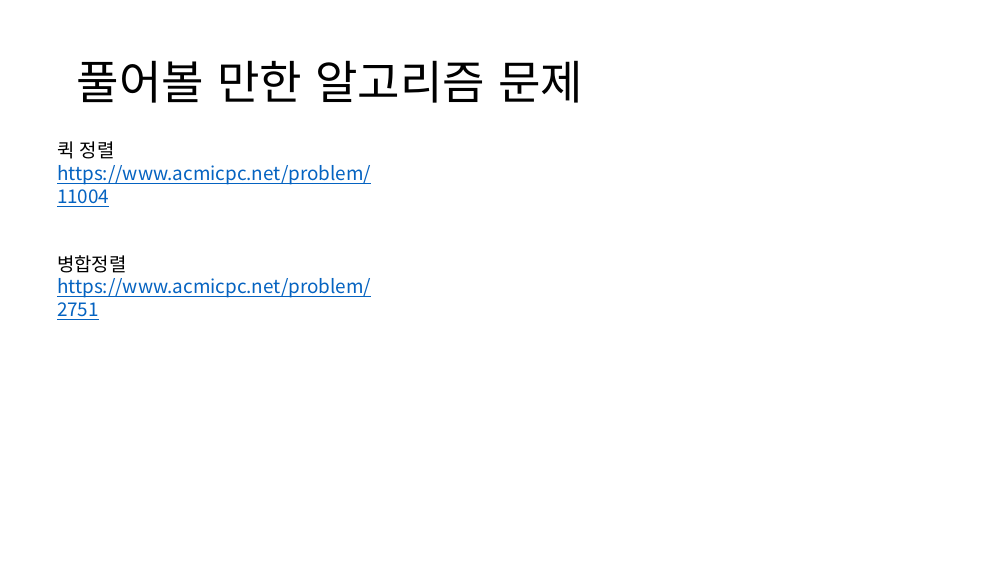
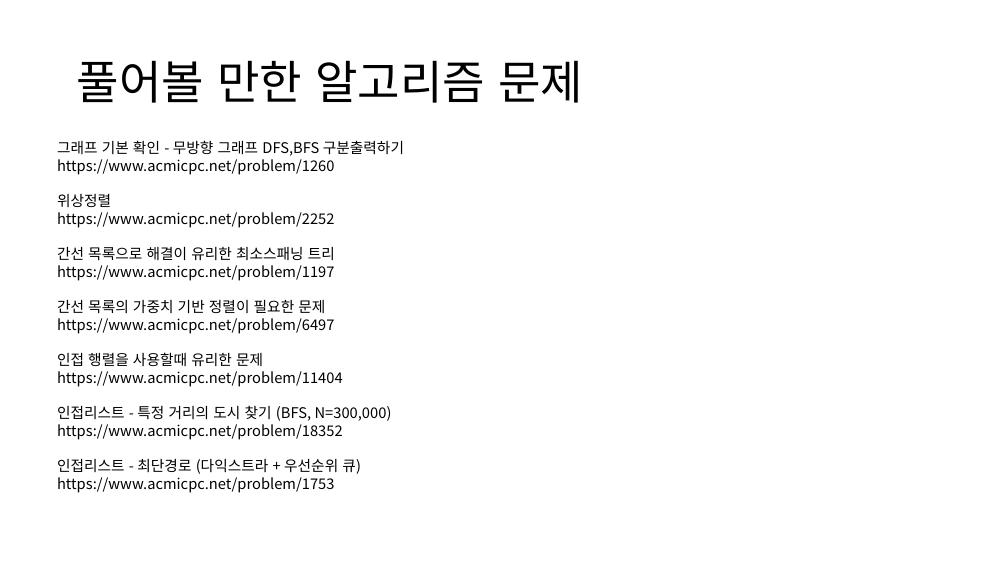
Before and after one commit to ldw9981/DataStructureAndAlgorithm, a slide deck: slide 10 of Documents/7 그래프.pptx. Drawn at 1008x567 pixels with LibreOffice and Linux fonts; fonts in the diff are those of the drawing. Boxes give left, top, right and bottom in pixels: in the first picture for what was removed or moved away, otherwise in the second. Text is boxed around its words. In the diff, an @@ line names an element or a change of style, - is before the commit and + after.

Commit message:
update

```diff
--- a/Documents/7 그래프.pptx
+++ b/Documents/7 그래프.pptx
@@ text at (57,140,404,493): text changed; size 18 to 14 pt; text colour #0563C1 to #000000 @@
-퀵 정렬
-https://www.acmicpc.net/problem/11004
-병합정렬
-https://www.acmicpc.net/problem/2751
+그래프 기본 확인 - 무방향 그래프 DFS,BFS 구분출력하기
+https://www.acmicpc.net/problem/1260
+위상정렬
+https://www.acmicpc.net/problem/2252
+간선 목록으로 해결이 유리한 최소스패닝 트리
+https://www.acmicpc.net/problem/1197
+간선 목록의 가중치 기반 정렬이 필요한 문제
+https://www.acmicpc.net/problem/6497
+인접 행렬을 사용할때 유리한 문제
+https://www.acmicpc.net/problem/11404
+인접리스트 - 특정 거리의 도시 찾기 (BFS, N=300,000)
+https://www.acmicpc.net/problem/18352
+인접리스트 - 최단경로 (다익스트라 + 우선순위 큐)
+https://www.acmicpc.net/problem/1753
```
